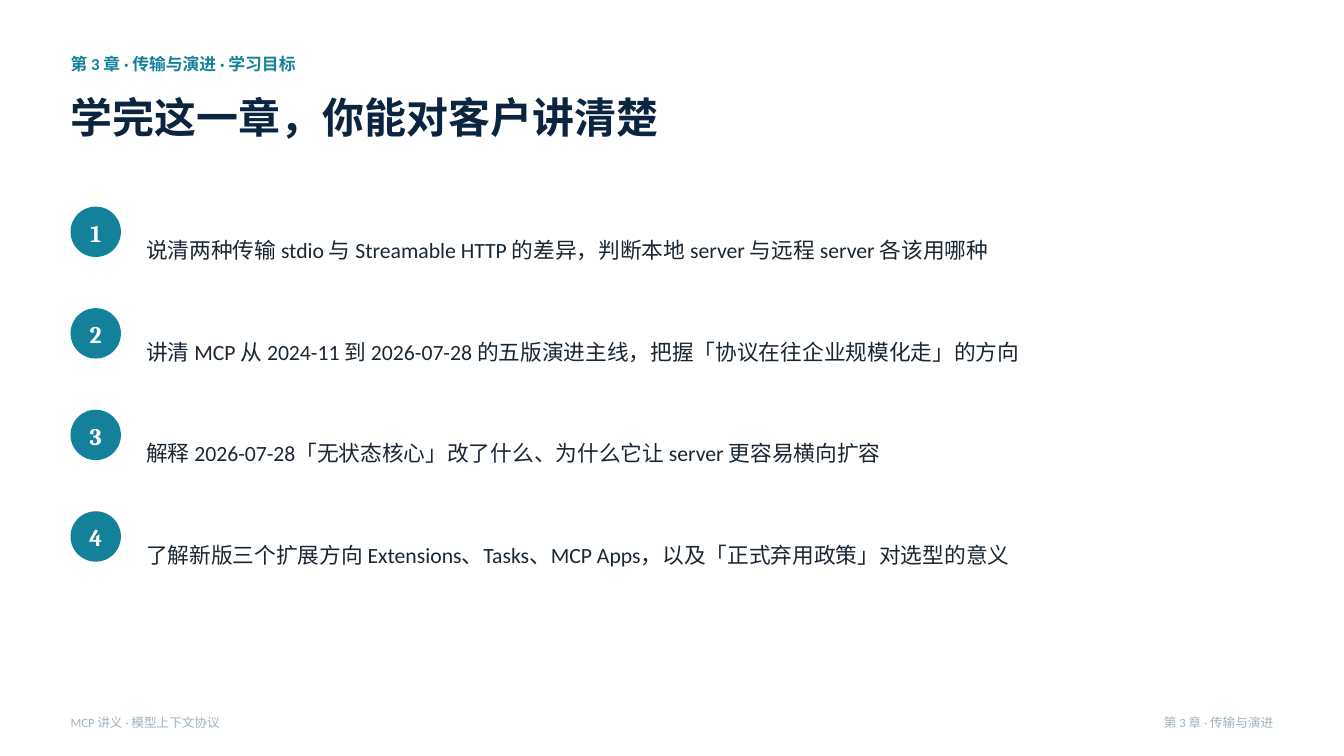
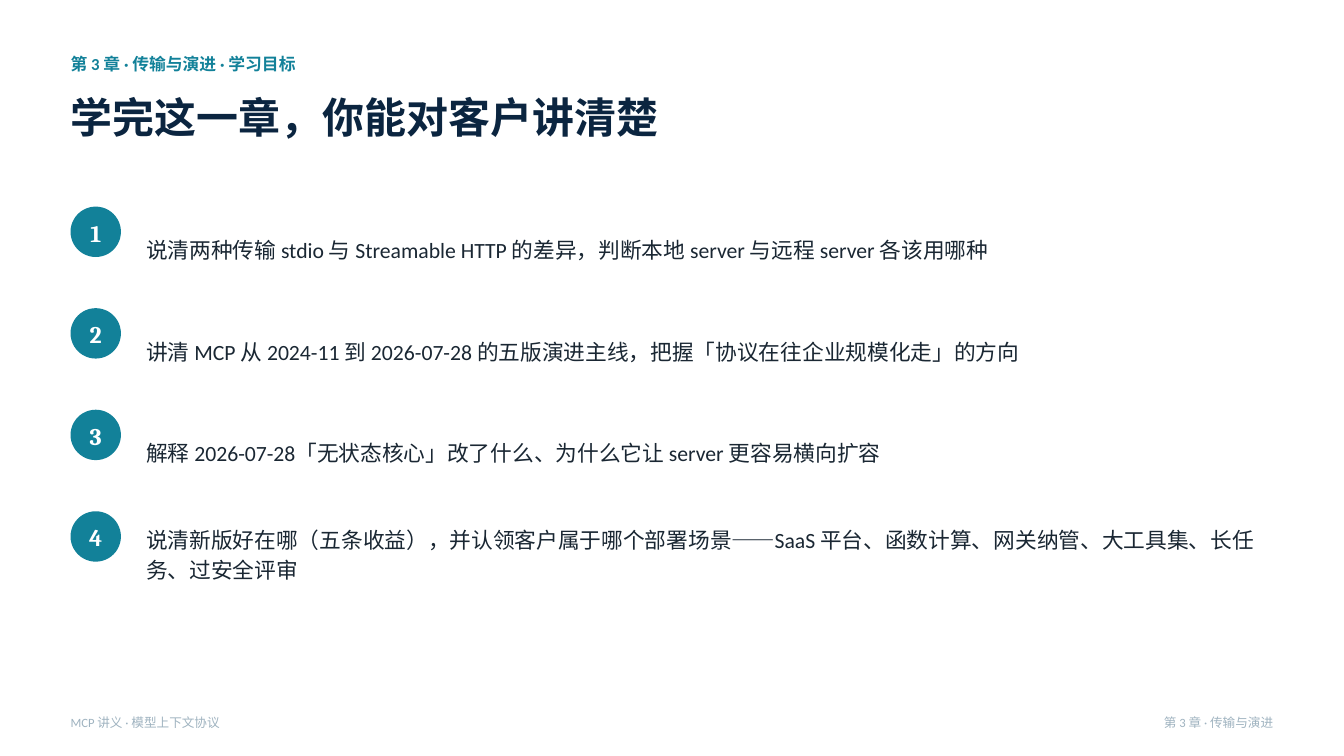
Before and after one commit to jasonlijiaxiang/ai-knowledge-base, a slide deck: slide 30 of PPT-version/MCP/MCP-讲义.pptx. Drawn at 1344x756 pixels with LibreOffice and Linux fonts; fonts in the diff are those of the drawing. Boxes give left, top, right and bottom in pixels: in the first picture for what was removed or moved away, otherwise in the second. Text is boxed around its words. In the diff, an @@ line names an element or a change of style, - is before the commit and + after.

```diff
--- a/PPT-version/MCP/MCP-讲义.pptx
+++ b/PPT-version/MCP/MCP-讲义.pptx
@@ text at box(146, 529, 1254, 580): text changed @@
-了解新版三个扩展方向 Extensions、Tasks、MCP Apps，以及「正式弃用政策」对选型的意义
+说清新版好在哪（五条收益），并认领客户属于哪个部署场景——SaaS 平台、函数计算、网关纳管、大工具集、长任务、过安全评审
```
Also in this commit, not shown: 3 other slides changed, 2 slides added, 14 other files.
